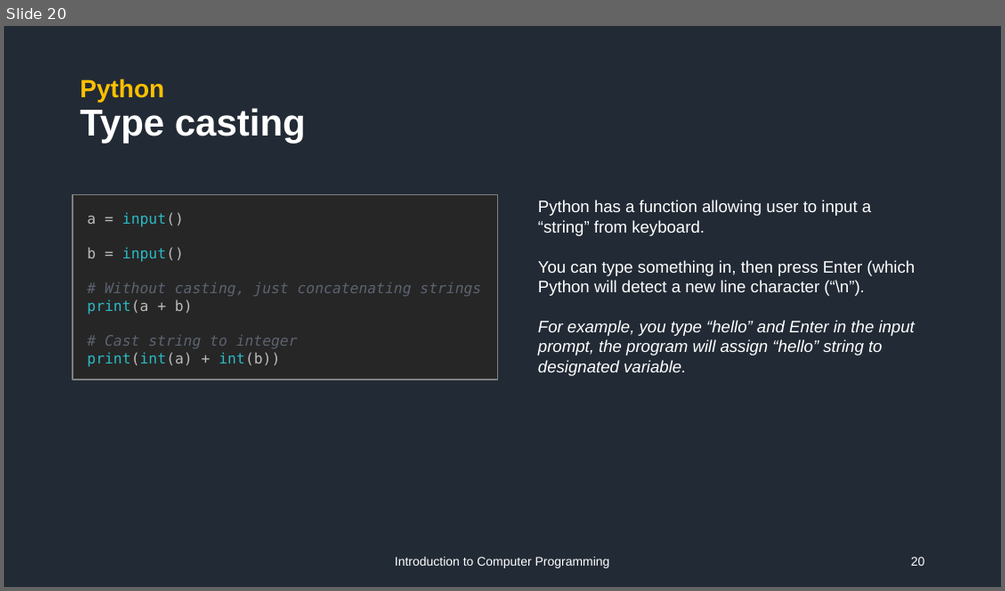
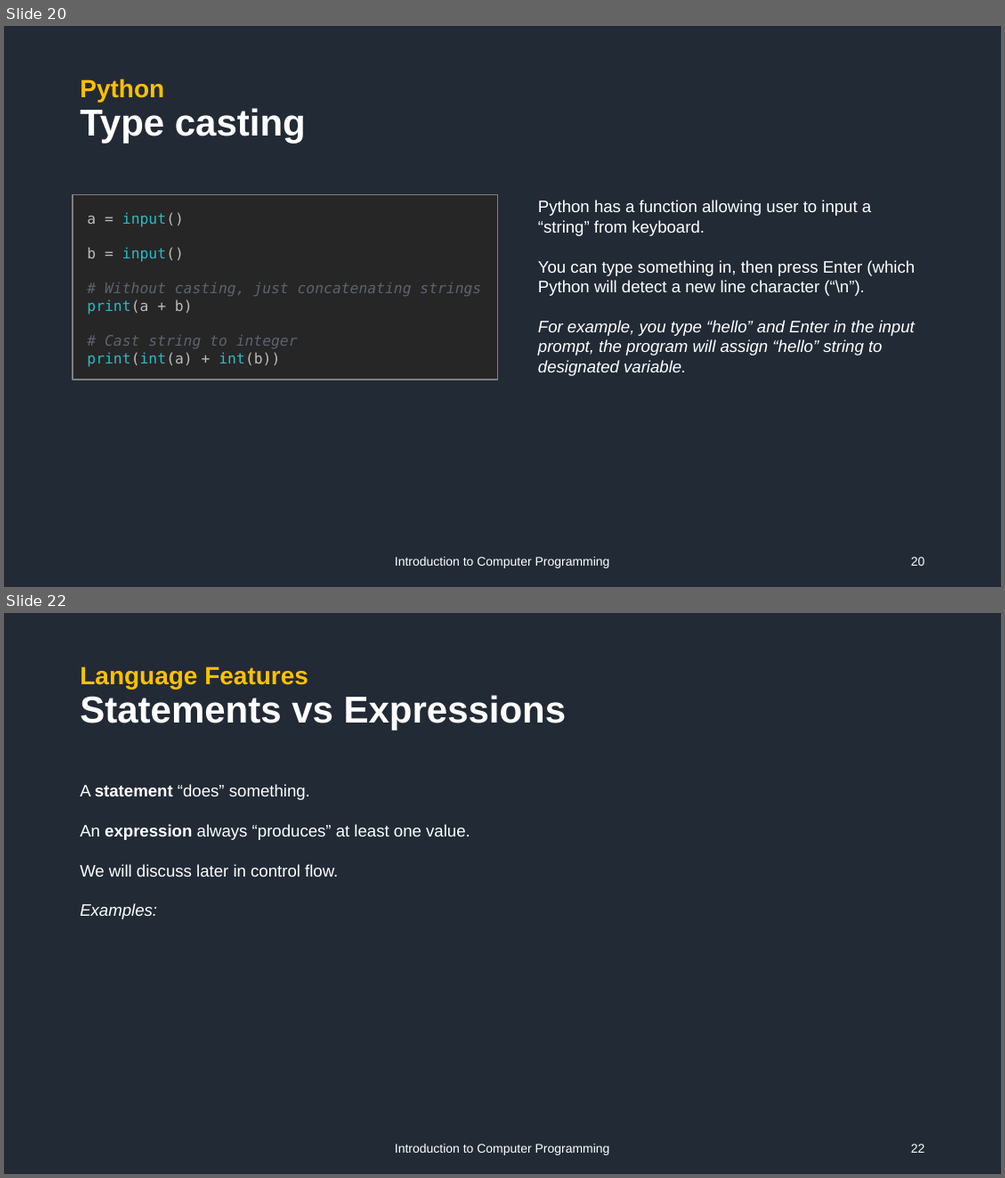
Before and after one commit to vtneil/course-comp101, a slide deck: ppt/Week01_Introduction.pptx. Shown one above the other, each under a label of ours: slide 20 before the commit, slides 20 and 22 after it; the slides between them are not shown. The pictures are 1005x591 and 1005x1178 pixels, drawn with LibreOffice and Linux fonts; fonts in the diff are those of the drawing. Boxes give left, top, right and bottom in pixels: in the first picture for what was removed or moved away, otherwise in the second. Text is boxed around its words. In the diff, an @@ line names an element or a change of style, - is before the commit and + after.

```diff
--- a/ppt/Week01_Introduction.pptx
+++ b/ppt/Week01_Introduction.pptx
@@ slide 22 added at (x1=4, y1=613, x2=1001, y2=1174), background #222A35 @@
@@ title added at (x1=80, y1=666, x2=566, y2=730), 36 pt, text #FFFFFF, bold @@
+Language Features
+Statements vs Expressions
@@ text added at (x1=80, y1=784, x2=470, y2=919), 16 pt, text #FFFFFF @@
+A statement “does” something.
+An expression always “produces” at least one value.
+We will discuss later in control flow.
+Examples:
@@ text added at (x1=395, y1=1143, x2=610, y2=1155), 12 pt, text #FFFFFF @@
+Introduction to Computer Programming
@@ page number added at (x1=911, y1=1143, x2=925, y2=1152), 12 pt, text #FFFFFF @@
+22
```
Also in this commit, not shown: 2 slides changed, 1 other slide added, 1 other file.
